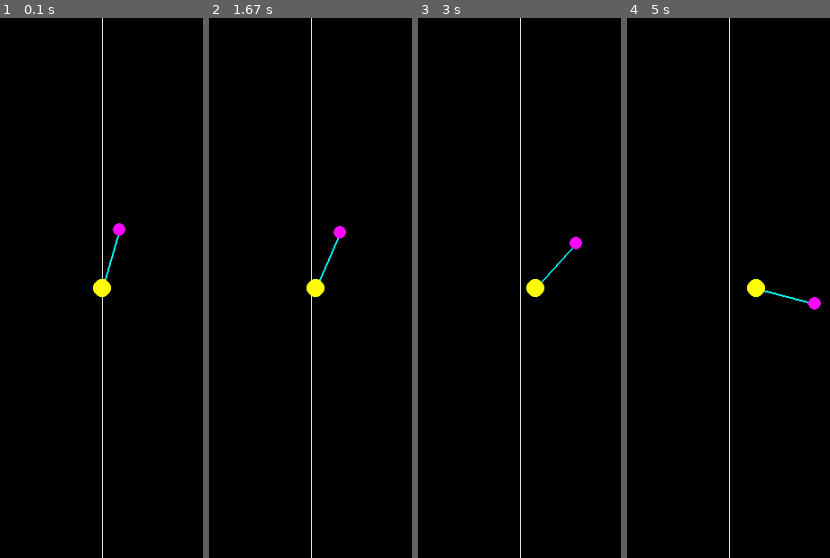
Above: before the commit, frames 1-4 (left to right).
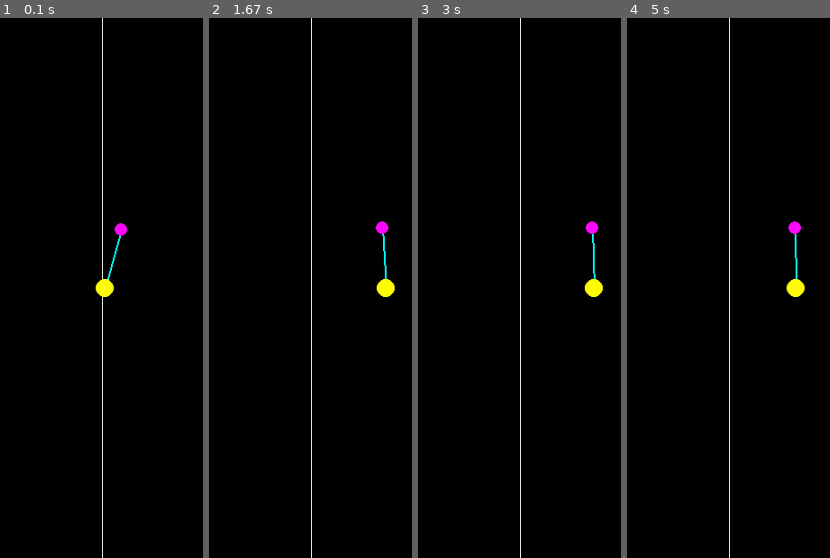
Above: after the commit, the same moments.

Repository: troncosoae/tareas-ctrl-intel
Game: pygame game, started from t3_v2/main.py
Same seed, same stepped clock (60 frames per second), same inputs: the game is played once before the commit and once after it.
Inputs:
- Up to frame 1 (0.1 s): no input
- Up to frame 2 (1.67 s): no input
- Up to frame 3 (3 s): no input
- Up to frame 4 (5 s): no input

The runs differ from the first frame. In frame 1, 0.4% of the frame differs, in the area x 45-64%, y 37-52%; in frame 2, 1.0%; in frame 3, 0.9%; in frame 4, 1.0%, in the area x 59-96%, y 37-55%.

Commit message:
pid controller working correctly

Diff:
--- /dev/null
+++ b/t3_v2/ControlBoxes.py
@@ -0,0 +1,27 @@
+from Simulation import SimulationBox
+
+
+class PIDController(SimulationBox):
+
+    def __init__(self, key, kp, ki, kd, Ts):
+        SimulationBox.__init__(
+            self, key, ['ref', 'theta'], ['u'])
+        self.kp = kp
+        self.ki = ki
+        self.kd = kd
+        self.Ts = Ts
+        self.int_error = 0
+        self.last_error = 0
+
+    def advance(self, input_values):
+        super().advance(input_values)
+        error = input_values['theta'] - input_values['ref']
+        self.int_error += error*self.Ts
+        der_error = (error - self.last_error)/self.Ts
+
+        # update error values
+        self.last_error = error
+
+        u = error*self.kp + self.int_error*self.ki + der_error*self.kd
+        print('u', u)
+        return {'u': u}
--- a/t3_v2/Simulation.py
+++ b/t3_v2/Simulation.py
@@ -59,8 +59,12 @@
                 if self.signals[signal_key].origin_box_key is not None:
                     raise Exception(
                         f"signal '{signal_key}' already has origin...")
+                print(f"signal {signal_key} already in...")
                 self.signals[signal_key].origin_box_key = box.key
-            self.signals[signal_key] = SimulationSignal(signal_key, box.key)
+            else:
+                self.signals[signal_key] = SimulationSignal(
+                    signal_key, box.key)
+                print(f"new signal {signal_key} created...")
 
     def advance(self):
 
@@ -69,6 +73,7 @@
 
         # print('signals_dict', signals_dict)
         for box_key in self.advance_order:
+            print(box_key, 'signals_dict', signals_dict)
             outputs = self.boxes[box_key].advance(signals_dict)
             # print(box_key, 'outputs', outputs)
             for signal_key in outputs:
--- a/t3_v2/main.py
+++ b/t3_v2/main.py
@@ -1,6 +1,7 @@
 from Simulation import Simulation, SimulationBox
 from SystemBoxes import PendulumSystem
 from PygameBoxes import PendulumWindow
+from ControlBoxes import PIDController
 
 
 if __name__ == "__main__":
@@ -20,9 +21,13 @@
     # print(box2)
 
     pendulum_system = PendulumSystem('p_sys', Ts, theta_0=0.3)
+    pygame_tracker = PendulumWindow('pygame', ['x', 'theta'], 1/Ts)
+    pid_controller = PIDController('pid', -74, -110, -12, Ts)
+
     sim.add_box(pendulum_system, {'u': 0})
-
-    pygame_tracker = PendulumWindow('pygame', ['x', 'theta'], 1/Ts)
+    print('u', sim.signals['u'].value)
+    sim.add_box(pid_controller, {'ref': 0})
+    print('u', sim.signals['u'].value)
     sim.add_box(pygame_tracker)
 
     print(sim.advance_order)
